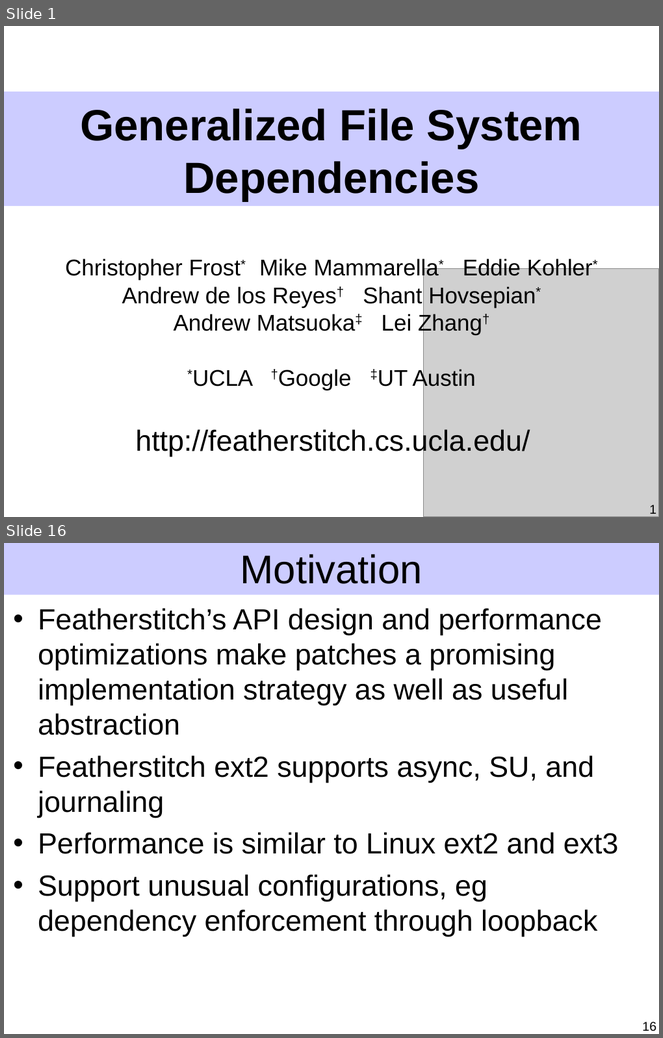
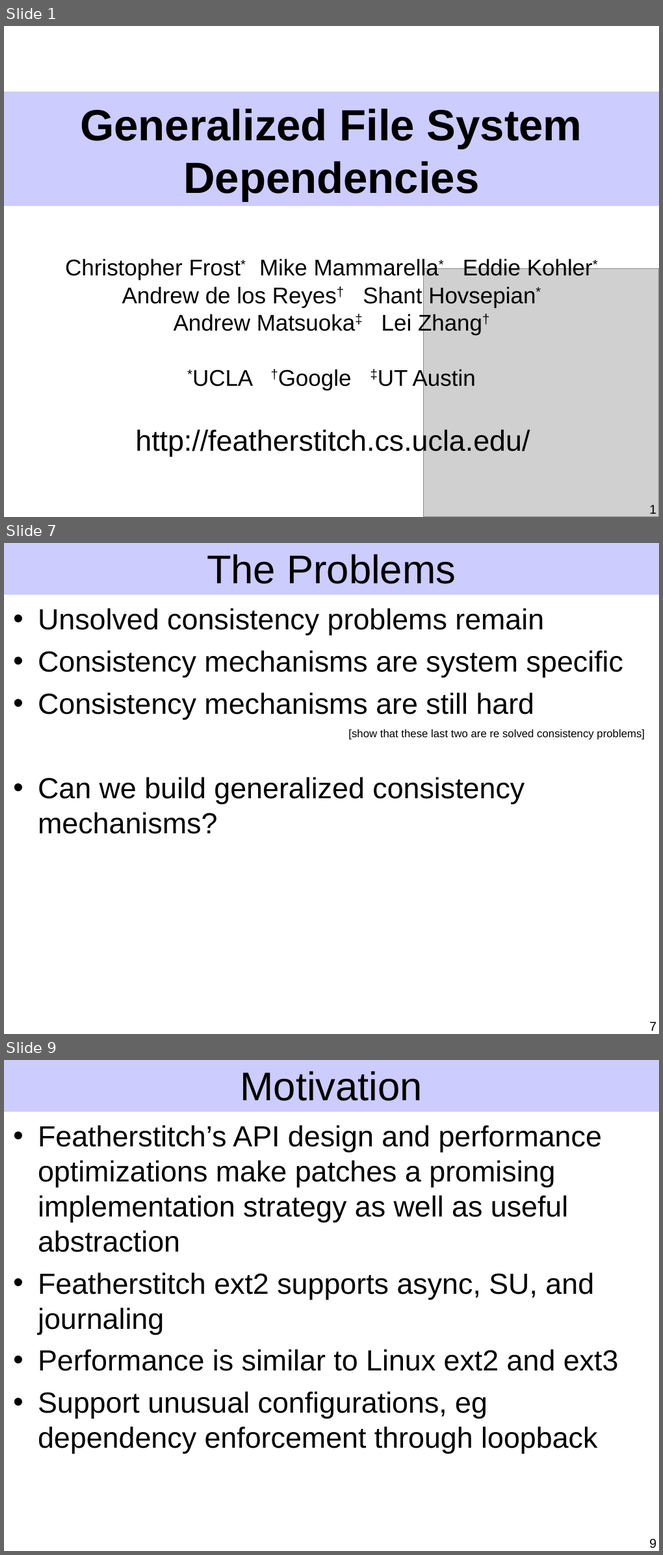
Before and after one commit to ucla-readable/fstitch-doc, a slide deck: sosp/pres.ppt. Shown one above the other, each under a label of ours: slides 1 and 16 before the commit, slides 1, 7 and 9 after it; the slides between them are not shown. The pictures are 663x1038 and 663x1555 pixels, drawn with LibreOffice and Linux fonts; fonts in the diff are those of the drawing; grey boxes stand for pictures. Boxes give left, top, right and bottom in pixels: in the first picture for what was removed or moved away, otherwise in the second. Text is boxed around its words. In the diff, an @@ line names an element or a change of style, - is before the commit and + after.

```diff
--- a/sosp/pres.ppt
+++ b/sosp/pres.ppt
@@ slide 7 added at (4,543,659,1034), background #FFFFFF; not listed: 1 template element that a slide beside it also shows @@
@@ title added at (207,554,456,584), 44 pt, text #000000 @@
+The Problems
@@ text added at (38,608,623,834), 32 pt, text #000000 @@
+• Unsolved consistency problems remain
+• Consistency mechanisms are system specific
+• Consistency mechanisms are still hard
+• Can we build generalized consistency mechanisms?
@@ text added at (348,730,645,740), 12 pt, text #000000 @@
+[show that these last two are re solved consistency problems]
@@ page number added at (649,1022,657,1031), 14 pt, text #000000 @@
+7
@@ what was slide 16 is now slide 9 @@
@@ page number at (649,1539,657,1549): text changed @@
-16
+9
```
Also in this commit, not shown: 5 slides changed, 4 other slides added, 12 slides removed.
